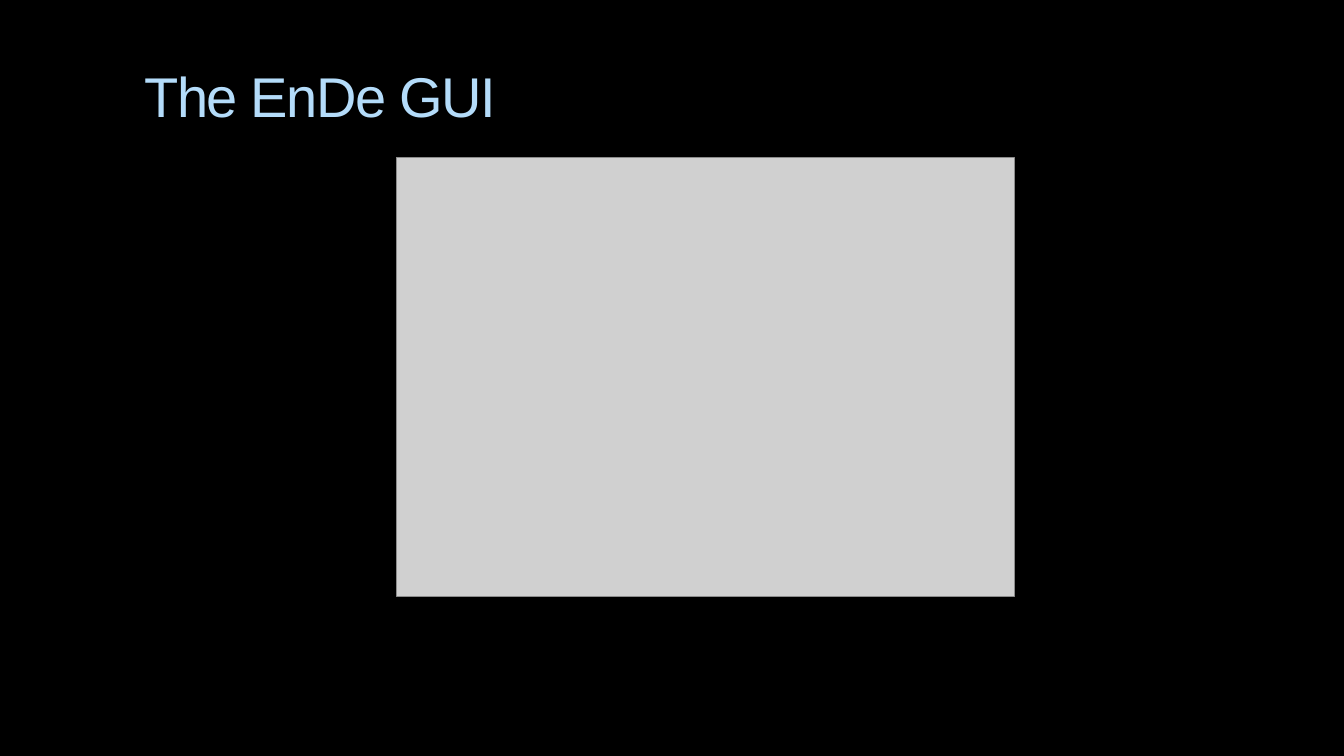
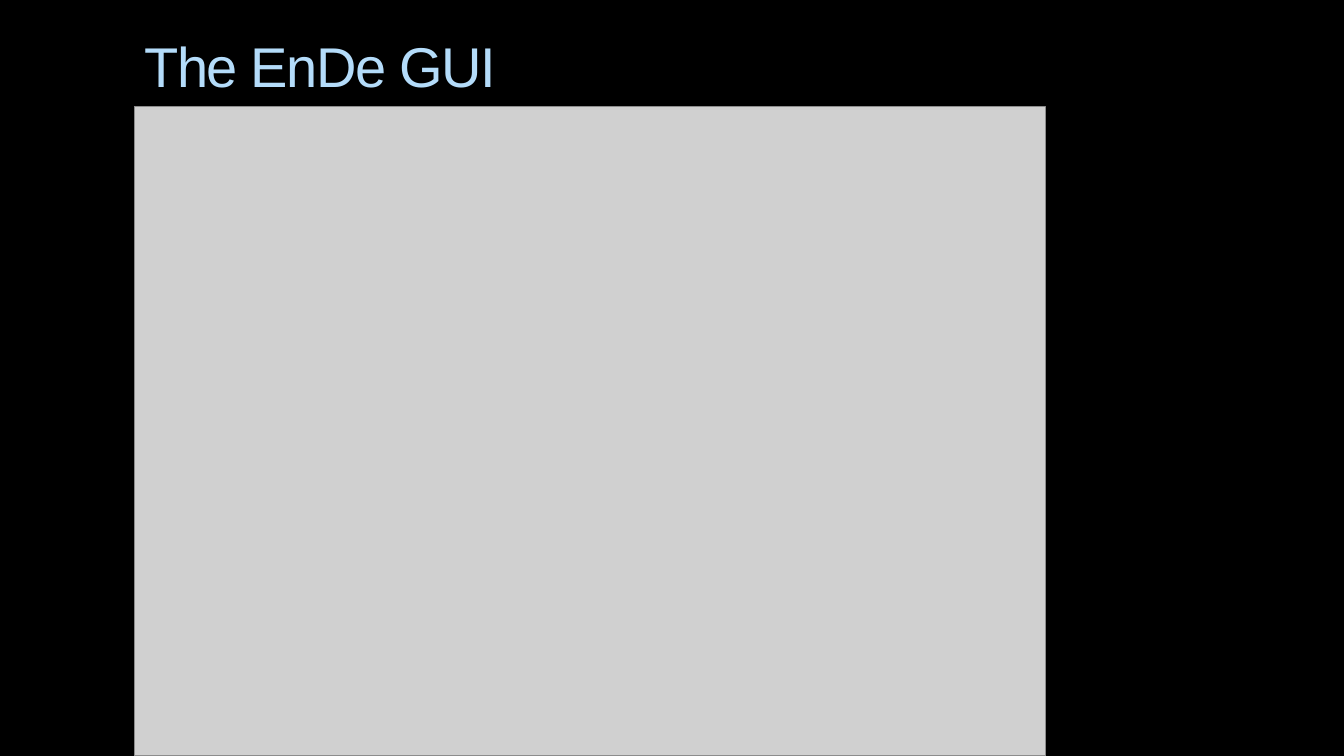
Before and after one commit to CSCI-362-03-2015/Team2, a slide deck: slide 4 of TeamToo_presentation.pptx. Drawn at 1344x756 pixels with LibreOffice and Linux fonts; fonts in the diff are those of the drawing; grey boxes stand for pictures; background and template pictures are left out. Boxes give left, top, right and bottom in pixels: in the first picture for what was removed or moved away, otherwise in the second. Text is boxed around its words. In the diff, an @@ line names an element or a change of style, - is before the commit and + after.

```diff
--- a/TeamToo_presentation.pptx
+++ b/TeamToo_presentation.pptx
@@ title "The EnDe GUI": place and size @@
-title "The EnDe GUI" at [144,76,496,118]
+title "The EnDe GUI" at [144,46,496,88]
@@ picture: place and size @@
-picture at [397,157,1014,597]
+picture at [134,107,1046,756]
```
Also in this commit, not shown: 5 other slides changed, 3 slides added, 2 other files.
